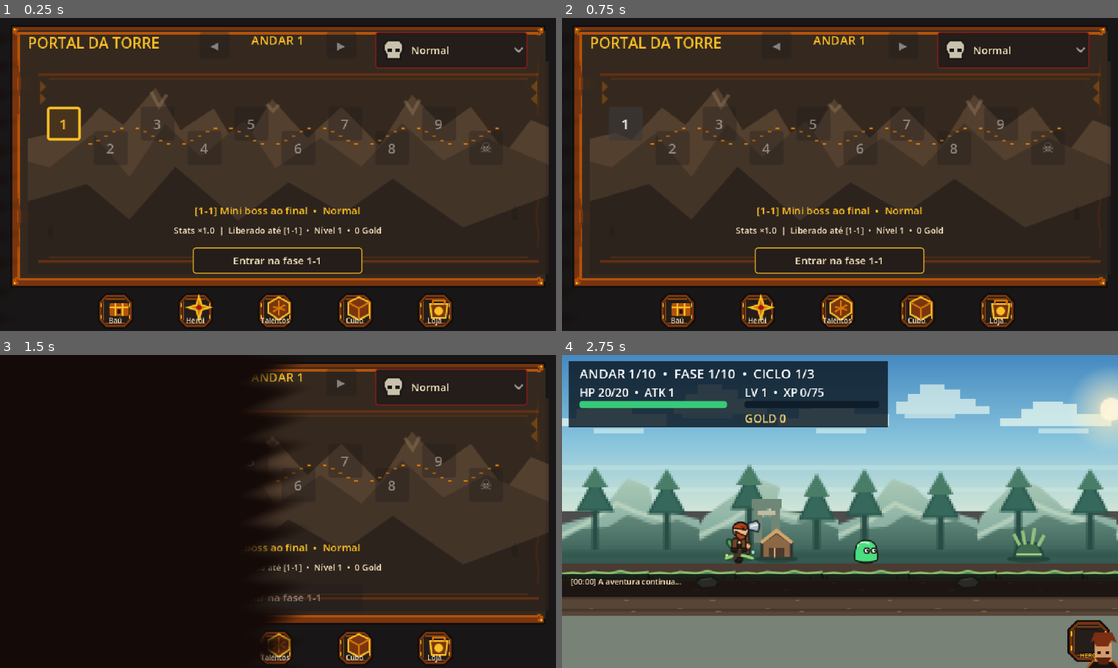
Above: before the commit, frames 1-4 (two rows, left to right).
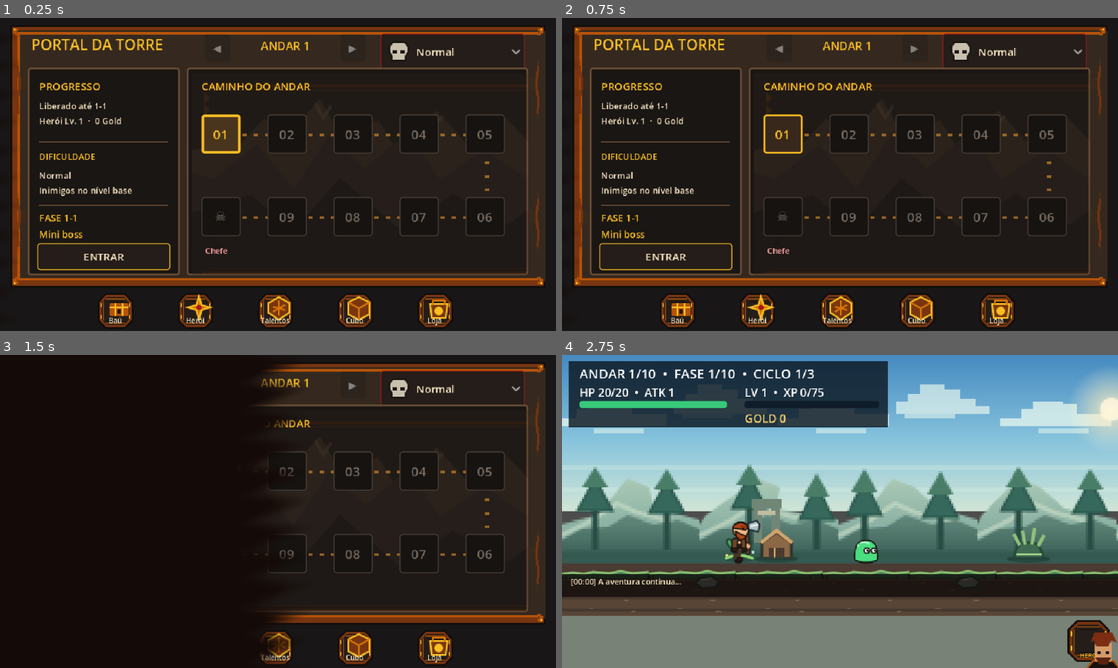
Above: after the commit, the same moments.

Repository: LucasSMFerreira/IdleAdventure
Game: Godot game, scene res://scenes/menu.tscn
Two runs of this game, one before a commit and one after it. Both use one fixed random seed, a clock stepped at 60 frames per second and the inputs below.
Inputs (mouse positions are in pixels of both pictures, inside the frame that each line leads up to):
- Up to frame 1 (0.25 s): no input
- Up to frame 2 (0.75 s): click "1" (after the commit: "01") at 0.5 s
- Up to frame 3 (1.5 s): click "Entrar na fase 1-1" (after the commit: "ENTRAR") at 1.25 s
- Up to frame 4 (2.75 s): tap Enter at 2 s; move the mouse to (962, 495) at 2.02 s; hold Right from 2.03 s (still down); tap F at 2.1 s; click (962, 495) at 2.17 s

The runs differ from the first frame. In frame 1, 32% of the frame differs, in the area x 5-99%, y 4-83%; in frame 2, 32%; in frame 3, 15%; in frame 4, nothing differs.

Commit message:
Organiza portal e navegacao das fases

Diff:
--- a/scenes/ui/portal_map.gd
+++ b/scenes/ui/portal_map.gd
@@ -2,12 +2,19 @@
 
 const DIFFICULTIES: Array[String] = ["Normal", "Pesadelo", "Inferno", "Tormento"]
 const ICONS: Array[String] = ["icon_bone_skull", "icon_cyan_skull", "icon_red_skull", "icon_horned_skull"]
-const DETAILS: Array[String] = ["Stats ×1.0", "Stats ×2.5 • Drop +50%", "Stats ×5.0 • Raro garantido", "Stats ×10.0 • Drops únicos"]
+const DETAILS: Array[String] = [
+	"Inimigos no nível base",
+	"Inimigos ×2,5 · drop +50%",
+	"Inimigos ×5 · raro garantido",
+	"Inimigos ×10 · drops únicos"
+]
+
 var shown_floor: int = 1
 var selected_stage: int = 1
 var map_panel: NinePatchRect
 var floor_label: Label
-var status: Label
+var progress_label: Label
+var difficulty_label: Label
 var stage_details: Label
 var enter_button: Button
 var previous_floor_button: Button
@@ -19,53 +26,105 @@
 	set_anchors_and_offsets_preset(Control.PRESET_FULL_RECT)
 	UIFactory.backdrop(self)
 	map_panel = UIFactory.frame(self, Vector2(12, 8), Vector2(616, 302), false, true)
-	UIFactory.text(map_panel, "PORTAL DA TORRE", Vector2(20, 8), Vector2(230, 24), 17, DarkTheme.GOLD)
-	previous_floor_button = UIFactory.action(map_panel, "◀", Vector2(218, 8), Vector2(34, 25), _change_floor.bind(-1))
-	floor_label = UIFactory.text(map_panel, "", Vector2(258, 8), Vector2(100, 25), 14, DarkTheme.GOLD)
+	_build_header()
+	_build_summary()
+	_build_route()
+	UIFactory.navigation(self, _open_module)
+	_build_transition()
+	shown_floor = clampi(EstadoJogo.andar_escolhido, 1, _last_floor())
+	selected_stage = clampi(EstadoJogo.fase_escolhida, 1, _last_unlocked_stage(shown_floor))
+	refresh()
+
+func _build_header() -> void:
+	UIFactory.text(map_panel, "PORTAL DA TORRE", Vector2(24, 10), Vector2(195, 27), 17, DarkTheme.GOLD)
+	previous_floor_button = UIFactory.action(map_panel, "◀", Vector2(224, 11), Vector2(29, 27), _change_floor.bind(-1))
+	floor_label = UIFactory.text(map_panel, "", Vector2(258, 11), Vector2(117, 27), 13, DarkTheme.GOLD)
 	floor_label.horizontal_alignment = HORIZONTAL_ALIGNMENT_CENTER
-	next_floor_button = UIFactory.action(map_panel, "▶", Vector2(364, 8), Vector2(34, 25), _change_floor.bind(1))
-	var map_art := TextureRect.new()
-	map_art.texture = load("res://assets/ui/portal_map_bg.svg")
-	map_art.position = Vector2(20, 42)
-	map_art.size = Vector2(576, 157)
-	map_art.expand_mode = TextureRect.EXPAND_IGNORE_SIZE
-	map_art.stretch_mode = TextureRect.STRETCH_KEEP_ASPECT_COVERED
-	map_art.modulate = Color(1, 1, 1, 0.72)
-	map_art.mouse_filter = Control.MOUSE_FILTER_IGNORE
-	map_panel.add_child(map_art)
-	for path_index: int in range(9):
-		var start := Vector2(81 + path_index * 54, 113 + (28 if path_index % 2 == 0 else 0))
-		var finish := Vector2(81 + (path_index + 1) * 54, 113 + (28 if (path_index + 1) % 2 == 0 else 0))
-		for dash: int in range(5):
-			var mark := ColorRect.new()
-			mark.color = Color("d97706")
-			mark.position = start.lerp(finish, float(dash + 1) / 6.0)
-			mark.size = Vector2(4, 2)
-			mark.mouse_filter = Control.MOUSE_FILTER_IGNORE
-			map_panel.add_child(mark)
+	floor_label.vertical_alignment = VERTICAL_ALIGNMENT_CENTER
+	next_floor_button = UIFactory.action(map_panel, "▶", Vector2(380, 11), Vector2(29, 27), _change_floor.bind(1))
 	var difficulty := OptionButton.new()
-	difficulty.position = Vector2(420, 8)
-	difficulty.size = Vector2(175, 28)
+	difficulty.position = Vector2(426, 10)
+	difficulty.size = Vector2(166, 29)
 	DarkTheme.button(difficulty, DarkTheme.CRIMSON)
-	for index: int in range(DIFFICULTIES.size()): difficulty.add_icon_item(load("res://assets/ui/%s.svg" % ICONS[index]), DIFFICULTIES[index])
+	for index: int in range(DIFFICULTIES.size()):
+		difficulty.add_icon_item(load("res://assets/ui/%s.svg" % ICONS[index]), DIFFICULTIES[index])
 	difficulty.select(EstadoJogo.difficulty_selected)
 	difficulty.item_selected.connect(_difficulty_changed)
 	map_panel.add_child(difficulty)
-	for stage: int in range(1, 11):
-		var position_value := Vector2(42 + (stage - 1) * 54, 94 + (28 if stage % 2 == 0 else 0))
+
+func _build_summary() -> void:
+	_card(Vector2(20, 49), Vector2(175, 239))
+	UIFactory.text(map_panel, "PROGRESSO", Vector2(33, 62), Vector2(148, 22), 12, DarkTheme.GOLD)
+	progress_label = UIFactory.text(map_panel, "", Vector2(33, 86), Vector2(148, 42), 10, DarkTheme.TEXT)
+	progress_label.autowrap_mode = TextServer.AUTOWRAP_WORD_SMART
+	_divider(33, 134, 148)
+	UIFactory.text(map_panel, "DIFICULDADE", Vector2(33, 144), Vector2(148, 20), 10, DarkTheme.GOLD)
+	difficulty_label = UIFactory.text(map_panel, "", Vector2(33, 166), Vector2(148, 40), 10, DarkTheme.TEXT)
+	difficulty_label.autowrap_mode = TextServer.AUTOWRAP_WORD_SMART
+	_divider(33, 207, 148)
+	stage_details = UIFactory.text(map_panel, "", Vector2(33, 214), Vector2(148, 30), 11, DarkTheme.GOLD)
+	stage_details.autowrap_mode = TextServer.AUTOWRAP_WORD_SMART
+	enter_button = UIFactory.action(map_panel, "ENTRAR", Vector2(31, 251), Vector2(153, 28), _start_selected, DarkTheme.GOLD)
+
+func _build_route() -> void:
+	var route_card := _card(Vector2(203, 49), Vector2(393, 239))
+	route_card.clip_contents = true
+	var map_art := TextureRect.new()
+	map_art.texture = load("res://assets/ui/portal_map_bg.svg")
+	map_art.position = Vector2(6, 6)
+	map_art.size = Vector2(381, 226)
+	map_art.expand_mode = TextureRect.EXPAND_IGNORE_SIZE
+	map_art.stretch_mode = TextureRect.STRETCH_KEEP_ASPECT_CENTERED
+	map_art.modulate = Color(1, 1, 1, 0.24)
+	map_art.mouse_filter = Control.MOUSE_FILTER_IGNORE
+	route_card.add_child(map_art)
+	UIFactory.text(map_panel, "CAMINHO DO ANDAR", Vector2(220, 62), Vector2(260, 22), 12, DarkTheme.GOLD)
+	UIFactory.text(map_panel, "Chefe", Vector2(224, 253), Vector2(62, 18), 9, Color("fca5a5"))
+	_draw_route()
+	for stage: int in range(1, Progressao.FASES_POR_ANDAR + 1):
 		var button := Button.new()
-		button.position = position_value
-		button.size = Vector2(39, 39)
-		button.text = "☠" if stage == 10 else str(stage)
+		button.position = _stage_position(stage)
+		button.size = Vector2(45, 45)
+		button.text = "☠" if stage == 10 else "%02d" % stage
+		DarkTheme.button(button)
+		button.add_theme_font_size_override("font_size", 15)
 		button.pressed.connect(_select_stage.bind(stage))
 		map_panel.add_child(button)
 		nodes.append(button)
-	stage_details = UIFactory.text(map_panel, "", Vector2(25, 205), Vector2(565, 22), 12, DarkTheme.GOLD)
-	stage_details.horizontal_alignment = HORIZONTAL_ALIGNMENT_CENTER
-	status = UIFactory.text(map_panel, "", Vector2(25, 229), Vector2(565, 23), 10, DarkTheme.TEXT)
-	status.horizontal_alignment = HORIZONTAL_ALIGNMENT_CENTER
-	enter_button = UIFactory.action(map_panel, "", Vector2(210, 256), Vector2(195, 30), _start_selected, DarkTheme.GOLD)
-	UIFactory.navigation(self, _open_module)
+
+func _card(at: Vector2, dimensions: Vector2) -> Panel:
+	var card := Panel.new()
+	card.position = at
+	card.size = dimensions
+	card.add_theme_stylebox_override("panel", DarkTheme.panel(Color("1a1614"), Color("6b4f36"), 2))
+	map_panel.add_child(card)
+	return card
+
+func _divider(x: float, y: float, width: float) -> void:
+	var line := ColorRect.new()
+	line.color = Color("6b4f36")
+	line.position = Vector2(x, y)
+	line.size = Vector2(width, 1)
+	line.mouse_filter = Control.MOUSE_FILTER_IGNORE
+	map_panel.add_child(line)
+
+func _stage_position(stage: int) -> Vector2:
+	var column: int = stage - 1 if stage <= 5 else 10 - stage
+	return Vector2(220 + column * 76, 103 if stage <= 5 else 198)
+
+func _draw_route() -> void:
+	for stage: int in range(1, Progressao.FASES_POR_ANDAR):
+		var start := _stage_position(stage) + Vector2(22, 22)
+		var finish := _stage_position(stage + 1) + Vector2(22, 22)
+		for dash: int in range(1, 6):
+			var mark := ColorRect.new()
+			mark.color = Color("9a6725")
+			mark.position = start.lerp(finish, float(dash) / 6.0)
+			mark.size = Vector2(5, 3)
+			mark.mouse_filter = Control.MOUSE_FILTER_IGNORE
+			map_panel.add_child(mark)
+
+func _build_transition() -> void:
 	transition = ColorRect.new()
 	transition.color = Color.WHITE
 	var transition_material := ShaderMaterial.new()
@@ -74,12 +133,8 @@
 	transition.material = transition_material
 	transition.set_anchors_and_offsets_preset(Control.PRESET_FULL_RECT)
 	transition.mouse_filter = Control.MOUSE_FILTER_IGNORE
-	transition.modulate.a = 1.0
 	transition.z_index = 100
 	add_child(transition)
-	shown_floor = clampi(EstadoJogo.andar_escolhido, 1, _last_floor())
-	selected_stage = clampi(EstadoJogo.fase_escolhida, 1, _last_unlocked_stage(shown_floor))
-	refresh()
 
 func _last_floor() -> int:
 	return mini(Progressao.TOTAL_ANDARES, int((EstadoJogo.maior_fase_liberada - 1) / Progressao.FASES_POR_ANDAR) + 1)
@@ -94,16 +149,22 @@
 	selected_stage = clampi(selected_stage, 1, _last_unlocked_stage(shown_floor))
 	for index: int in range(nodes.size()):
 		var stage := index + 1
+		var button := nodes[index]
 		var unlocked := stage <= _last_unlocked_stage(shown_floor)
-		var button := nodes[index]
+		var selected := stage == selected_stage
 		button.disabled = not unlocked
-		var border := DarkTheme.GOLD if stage == selected_stage else (DarkTheme.CRIMSON if stage == 10 else Color("867665"))
-		button.add_theme_stylebox_override("normal", DarkTheme.panel(Color("48331d") if stage == selected_stage else Color("241d19"), border, 3))
-		button.add_theme_color_override("font_color", DarkTheme.GOLD if stage == 10 or stage == selected_stage else DarkTheme.TEXT)
-		button.tooltip_text = ("Andar %d · Fase %d%s" % [shown_floor, stage, " · Rei Orc" if stage == 10 else " · Mini boss"]) if unlocked else "Conclua a fase anterior para liberar"
-	stage_details.text = "[%d-%d] %s  •  %s" % [shown_floor, selected_stage, "Rei Orc" if selected_stage == 10 else "Mini boss ao final", DIFFICULTIES[EstadoJogo.difficulty_selected]]
-	status.text = "%s  |  Liberado até [%d-%d]  •  Nível %d  •  %d Gold" % [DETAILS[EstadoJogo.difficulty_selected], _last_floor(), _last_unlocked_stage(_last_floor()), EstadoJogo.nivel, EstadoJogo.gold]
-	enter_button.text = "Entrar na fase %d-%d" % [shown_floor, selected_stage]
+		var border := DarkTheme.GOLD if selected else (DarkTheme.CRIMSON if stage == 10 else Color("8b7355"))
+		button.add_theme_stylebox_override("normal", DarkTheme.panel(Color("49351e") if selected else Color("241d19"), border, 3 if selected else 2))
+		button.add_theme_stylebox_override("disabled", DarkTheme.panel(Color("161311"), Color("4e433b"), 1))
+		button.add_theme_color_override("font_color", DarkTheme.GOLD if selected or stage == 10 else DarkTheme.TEXT)
+		button.add_theme_color_override("font_disabled_color", Color("776b60"))
+		button.tooltip_text = ("Fase %d-%d · %s" % [shown_floor, stage, "Rei Orc" if stage == 10 else "Mini boss"]) if unlocked else "Conclua a fase anterior para liberar"
+	var unlocked_floor := _last_floor()
+	var unlocked_stage := _last_unlocked_stage(unlocked_floor)
+	progress_label.text = "Liberado até %d-%d\nHerói Lv. %d  ·  %d Gold" % [unlocked_floor, unlocked_stage, EstadoJogo.nivel, EstadoJogo.gold]
+	difficulty_label.text = "%s\n%s" % [DIFFICULTIES[EstadoJogo.difficulty_selected], DETAILS[EstadoJogo.difficulty_selected]]
+	stage_details.text = "FASE %d-%d\n%s" % [shown_floor, selected_stage, "Rei Orc" if selected_stage == 10 else "Mini boss"]
+	enter_button.tooltip_text = "Iniciar a fase %d-%d" % [shown_floor, selected_stage]
 
 func _select_stage(stage: int) -> void:
 	selected_stage = stage
@@ -118,8 +179,8 @@
 	EstadoJogo.set_difficulty(index)
 	refresh()
 
-func _start(stage: int) -> void:
-	if not EstadoJogo.selecionar_fase(shown_floor, stage):
+func _start_selected() -> void:
+	if not EstadoJogo.selecionar_fase(shown_floor, selected_stage):
 		return
 	enter_button.disabled = true
 	var tween := create_tween()
@@ -128,8 +189,5 @@
 	await tween.finished
 	get_tree().change_scene_to_file("res://scenes/world/wildlands_road.tscn")
 
-func _start_selected() -> void:
-	_start(selected_stage)
-
 func _open_module(module: String) -> void:
 	UIFactory.open_module(self, module)
--- /dev/null
+++ b/tests/portal_menu_test.gd
@@ -0,0 +1,27 @@
+extends SceneTree
+
+func _initialize() -> void:
+	call_deferred("_run")
+
+func _run() -> void:
+	var state: Node = root.get_node("EstadoJogo")
+	state.caminho_save = "user://portal_menu_codex.json"
+	state.maior_fase_liberada = 13
+	state.andar_escolhido = 2
+	state.fase_escolhida = 3
+	var scene := load("res://scenes/ui/portal_map.tscn") as PackedScene
+	var menu := scene.instantiate()
+	root.add_child(menu)
+	await process_frame
+	assert(menu.shown_floor == 2 and menu.selected_stage == 3, "Menu should remember the current phase")
+	assert(menu.next_floor_button.disabled, "Locked floors should not be navigable")
+	assert(menu.nodes[3].disabled, "Locked stages should not be selectable")
+	menu.previous_floor_button.pressed.emit()
+	assert(menu.shown_floor == 1 and menu.selected_stage == 10, "Previous floor should select its last unlocked phase")
+	menu.next_floor_button.pressed.emit()
+	menu.nodes[1].pressed.emit()
+	assert(menu.shown_floor == 2 and menu.selected_stage == 2, "Selecting a stage should update the active destination")
+	assert(menu.enter_button.tooltip_text.contains("2-2"), "Entry action should show the selected destination")
+	menu.queue_free()
+	print("PORTAL MENU OK: floor limits, unlocked stages and destination selection")
+	quit()
Not shown, added: tests/hero_improvements_test.gd.uid
Not shown, added: tests/portal_menu_test.gd.uid
